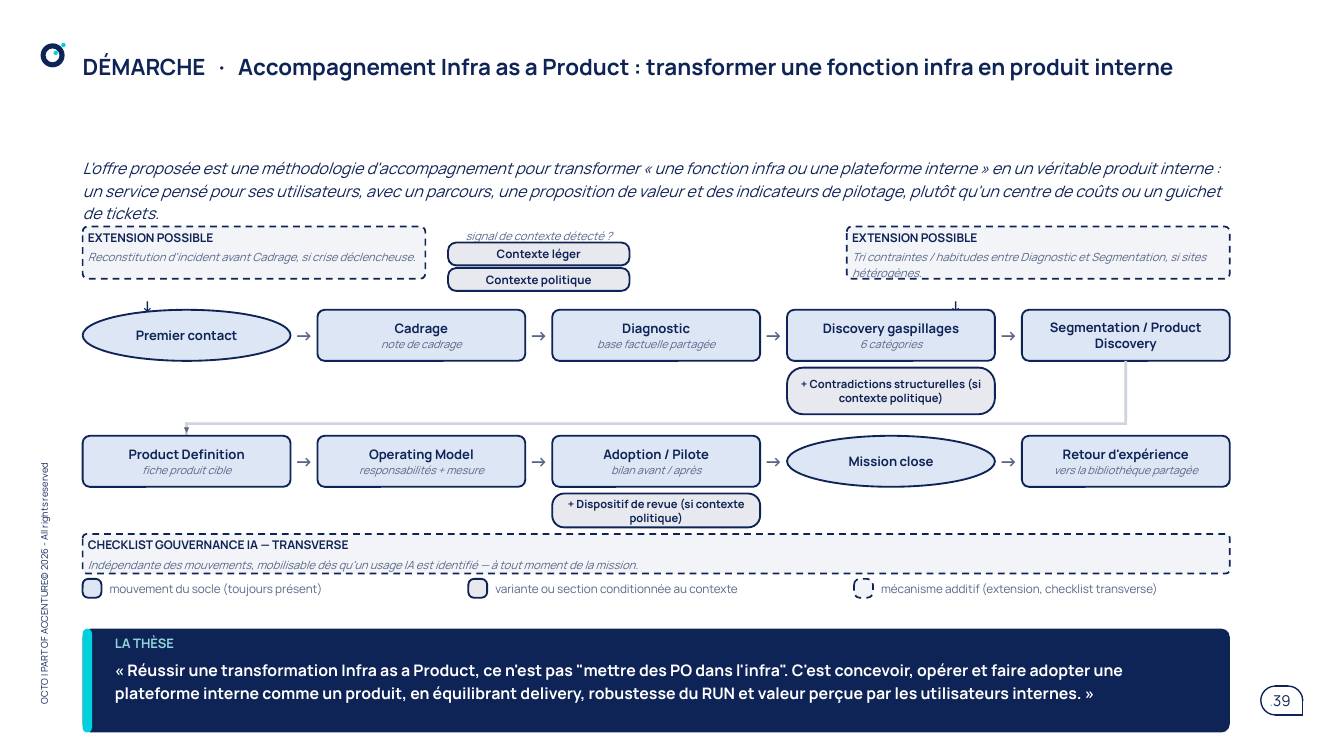
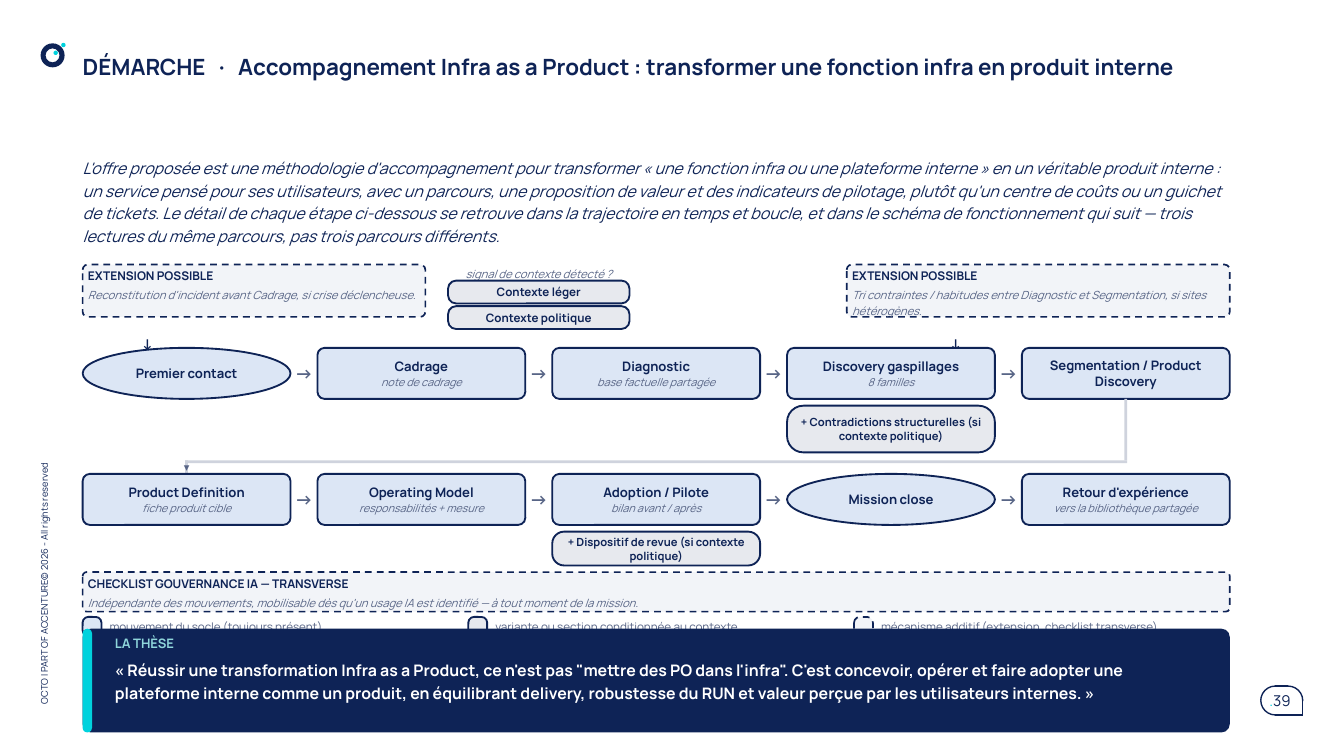
Before and after one commit to claudecamus-dot/Vscode3, a slide deck: slide 39 of docs/cadrage-ppt/bmad-iap-cadrage-synthese.pptx. Drawn at 1344x756 pixels with LibreOffice and Linux fonts; fonts in the diff are those of the drawing. Boxes give left, top, right and bottom in pixels: in the first picture for what was removed or moved away, otherwise in the second. Text is boxed around its words. In the diff, an @@ line names an element or a change of style, - is before the commit and + after.

```diff
--- a/docs/cadrage-ppt/bmad-iap-cadrage-synthese.pptx
+++ b/docs/cadrage-ppt/bmad-iap-cadrage-synthese.pptx
@@ text at [83,161,1221,246]: text changed @@
-L'offre proposée est une méthodologie d'accompagnement pour transformer « une fonction infra ou une plateforme interne » en un véritable produit interne : un service pensé pour ses utilisateurs, avec un parcours, une proposition de valeur et des indicateurs de pilotage, plutôt qu'un centre de coûts ou un guichet de tickets.
+L'offre proposée est une méthodologie d'accompagnement pour transformer « une fonction infra ou une plateforme interne » en un véritable produit interne : un service pensé pour ses utilisateurs, avec un parcours, une proposition de valeur et des indicateurs de pilotage, plutôt qu'un centre de coûts ou un guichet de tickets. Le détail de chaque étape ci-dessous se retrouve dans la trajectoire en temps et boucle, et dans le schéma de fonctionnement qui suit — trois lectures du même parcours, pas trois parcours différents.
@@ 25 texts, 17 rounded rectangles, 2 ellipses, 2 rectangles: place and size @@
-25 texts, 17 rounded rectangles, 2 ellipses, 2 rectangles at [82,227,1230,598]
+25 texts, 17 rounded rectangles, 2 ellipses, 2 rectangles at [82,265,1230,636]
@@ text at [868,378,914,386]: text changed @@
-6 catégories
+8 familles
@@ 7 texts, 1 rounded rectangle, 1 rectangle: place and size @@
-7 texts, 1 rounded rectangle, 1 rectangle at [88,233,1206,596]
+7 texts, 1 rounded rectangle, 1 rectangle at [88,271,1206,635]
```
Also in this commit, not shown: 4 other slides changed, 3 other files.
